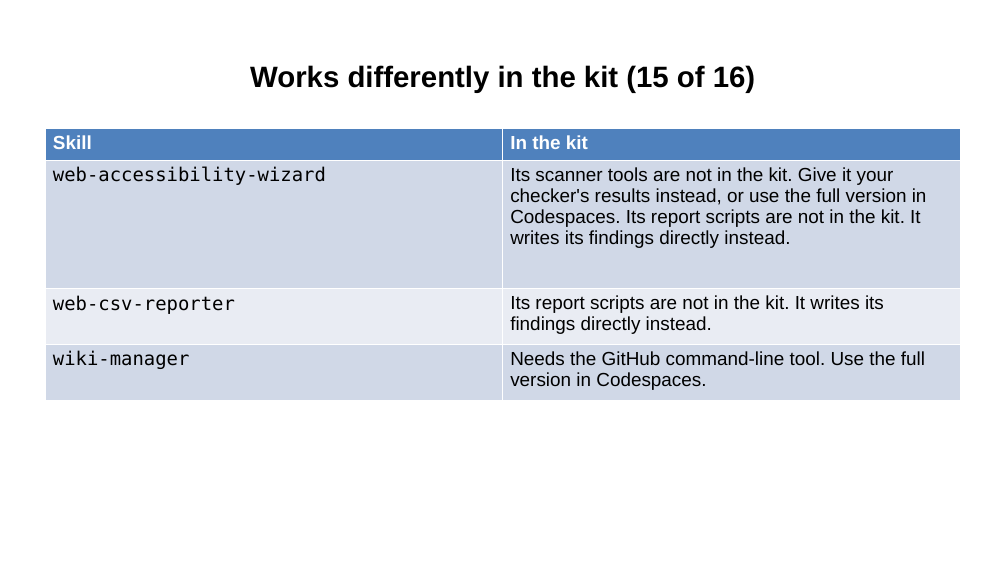
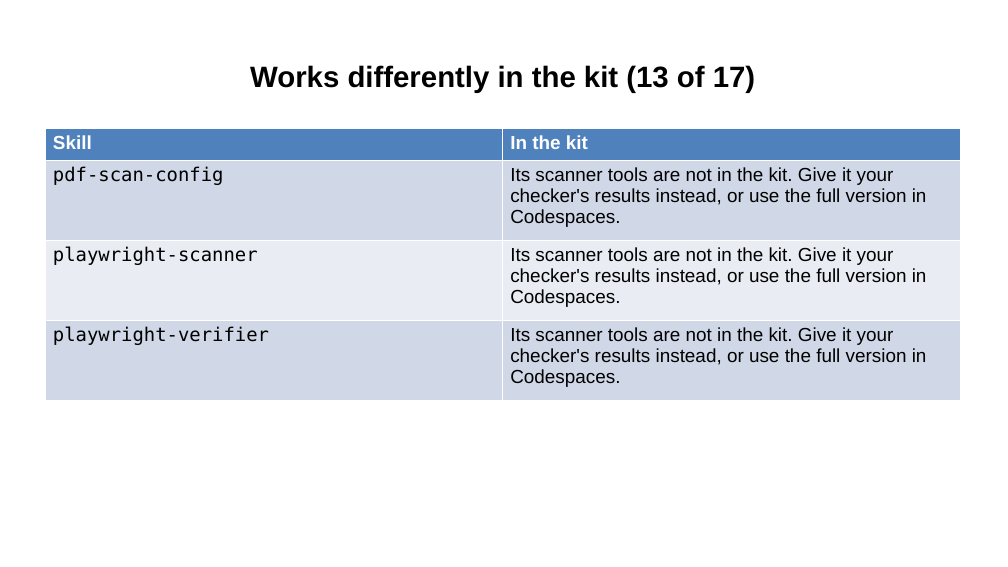
Before and after one commit to Community-Access/glow, a slide deck: slide 29 of docs/ahg-2026/kit/accessibility-agents-in-the-kit.pptx (slide 31 before the commit). Drawn at 1008x567 pixels with LibreOffice and Linux fonts; fonts in the diff are those of the drawing. Boxes give left, top, right and bottom in pixels: in the first picture for what was removed or moved away, otherwise in the second. Text is boxed around its words. In the diff, an @@ line names an element or a change of style, - is before the commit and + after.

```diff
--- a/docs/ahg-2026/kit/accessibility-agents-in-the-kit.pptx
+++ b/docs/ahg-2026/kit/accessibility-agents-in-the-kit.pptx
@@ title at [250, 65, 755, 93]: text changed @@
-Works differently in the kit (15 of 16)
+Works differently in the kit (13 of 17)
@@ table at [45, 129, 960, 401] @@
-row 2, column 1: web-accessibility-wizard
+row 2, column 1: pdf-scan-config
-row 2, column 2: Its scanner tools are not in the kit. Give it your checker's results instead, or use the full version in Codespaces. Its report scripts are not in the kit. It writes its findings directly instead.
+row 2, column 2: Its scanner tools are not in the kit. Give it your checker's results instead, or use the full version in Codespaces.
-row 3, column 1: web-csv-reporter
+row 3, column 1: playwright-scanner
-row 3, column 2: Its report scripts are not in the kit. It writes its findings directly instead.
+row 3, column 2: Its scanner tools are not in the kit. Give it your checker's results instead, or use the full version in Codespaces.
-row 4, column 1: wiki-manager
+row 4, column 1: playwright-verifier
-row 4, column 2: Needs the GitHub command-line tool. Use the full version in Codespaces.
+row 4, column 2: Its scanner tools are not in the kit. Give it your checker's results instead, or use the full version in Codespaces.
```
Also in this commit, not shown: 16 other slides changed, 1 slide added, 47 other files.
